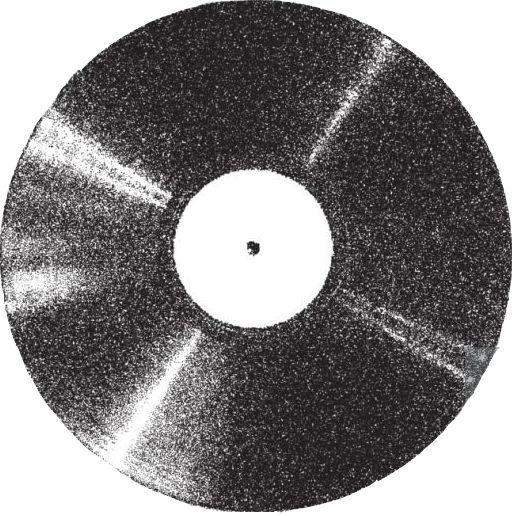
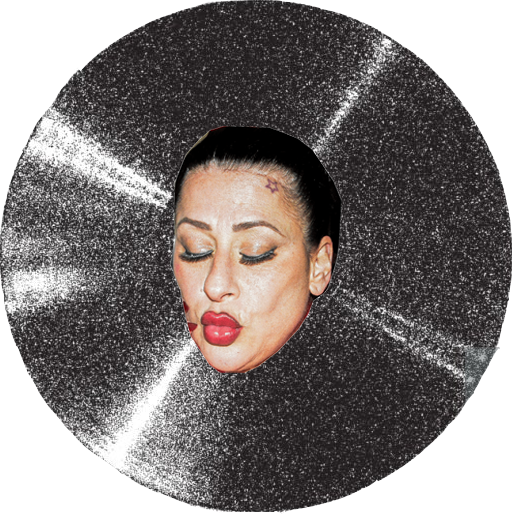
Comparing the layer stacks of the two (512, 516) images. Changes:
added layer "Capa 2" above "Capa 1" over (170, 126, 342, 373)
